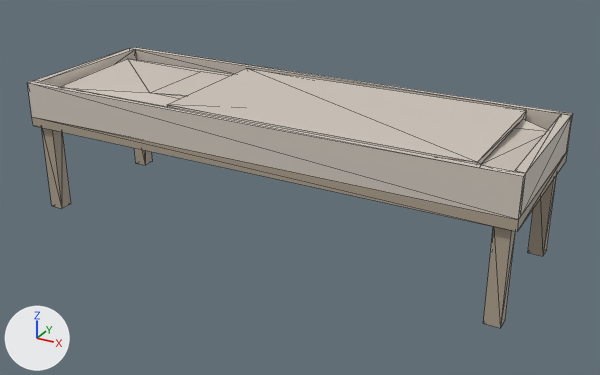
The glTF model s2/models/train_interior/open_bunk_lower.glb, before and after one commit.
Both versions are drawn from a 50 mm camera at (1.324, -2.304, 1.316) aimed at (0.059, -0.004, 0.166). The lights are fixed; the arrows at lower left show +X, +Y and +Z. The picture after the commit comes second. Mesh edges are drawn as thin lines. Vertices at exactly the same position are counted once.

In view in the first picture: 'open_bunk_lower'.
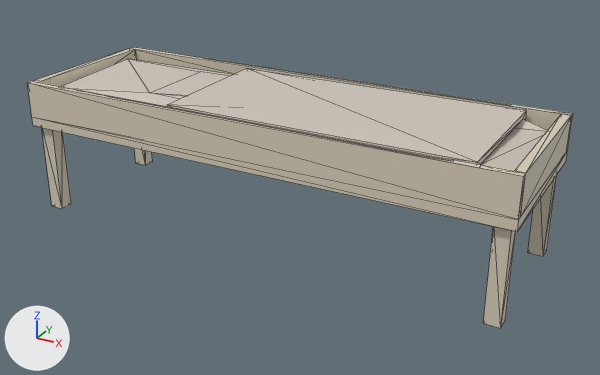
Edits to the bpy script that builds the scene:
```text
Change me_open_bunk_lower:
    used by ob_open_bunk_lower; location = (0.0, 0.0, 0.0)
    verts and faces of me_open_bunk_lower; kept vertices keep their numbers, new ones are numbered from 81
    remove me_open_bunk_lower.from_pydata(...)  # 81 vertices, 150 faces; spans x -0.88..0.88, y -0.29..0.29, z 0.0..0.48
    add me_open_bunk_lower.from_pydata(...)  # 89 vertices, 154 faces; spans x -0.88..0.88, y -0.29..0.29, z 0.0..0.48
    me_open_bunk_lower part 1
    add verts[81] = (-0.52, 0.28, 0.48)  # pixel (202, 58)
    add verts[82] = (0.63, 0.28, 0.48)  # pixel (495, 102)
    add verts[83] = (0.68, 0.28, 0.48)  # pixel (511, 105)
    add verts[84] = (-0.63, 0.28, 0.48)  # pixel (180, 54)
    add faces += [(81, 83, 84), (81, 82, 83)]
    me_open_bunk_lower part 2
    add verts[85] = (-0.52, -0.28, 0.48)  # pixel (106, 96)
    add verts[86] = (0.63, -0.28, 0.48)  # pixel (434, 158)
    add verts[87] = (0.68, -0.28, 0.48)  # pixel (453, 161)
    add verts[88] = (-0.63, -0.28, 0.48)  # pixel (83, 91)
    add faces += [(85, 87, 88), (85, 86, 87)]
    me_open_bunk_lower part 3: 108 kept faces spanning x -0.88..0.88, y -0.29..0.29, z 0.0..0.48 get new vertex colours
```

Boxes [x1, y1, x2, y2] around the edits, measured in the pictures (600 x 375 px):
part 1 of me_open_bunk_lower, added: after [184, 55, 501, 104]
part 2 of me_open_bunk_lower, added: after [92, 93, 450, 161]
part 3 of me_open_bunk_lower, edited (looks the same): [27, 47, 573, 328] in both
